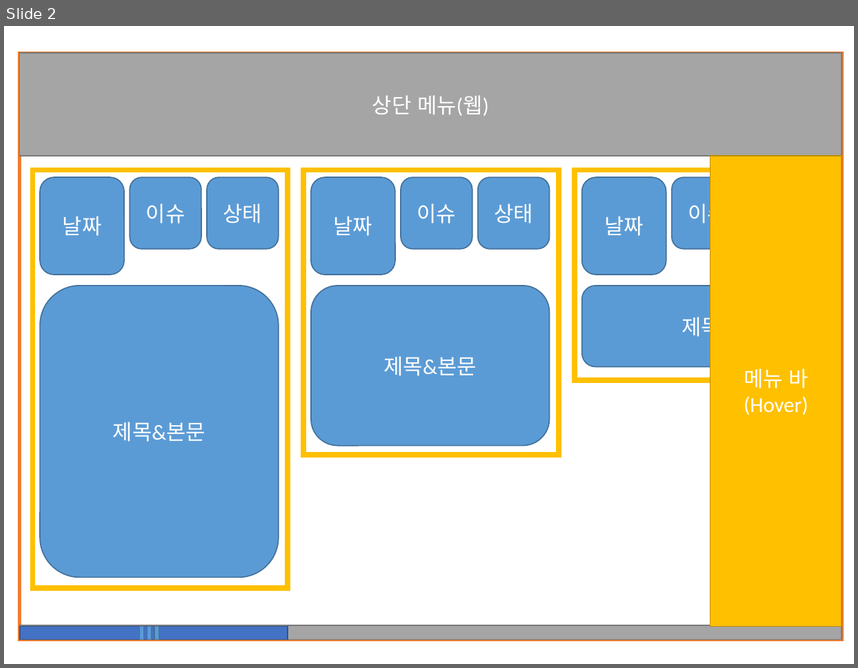
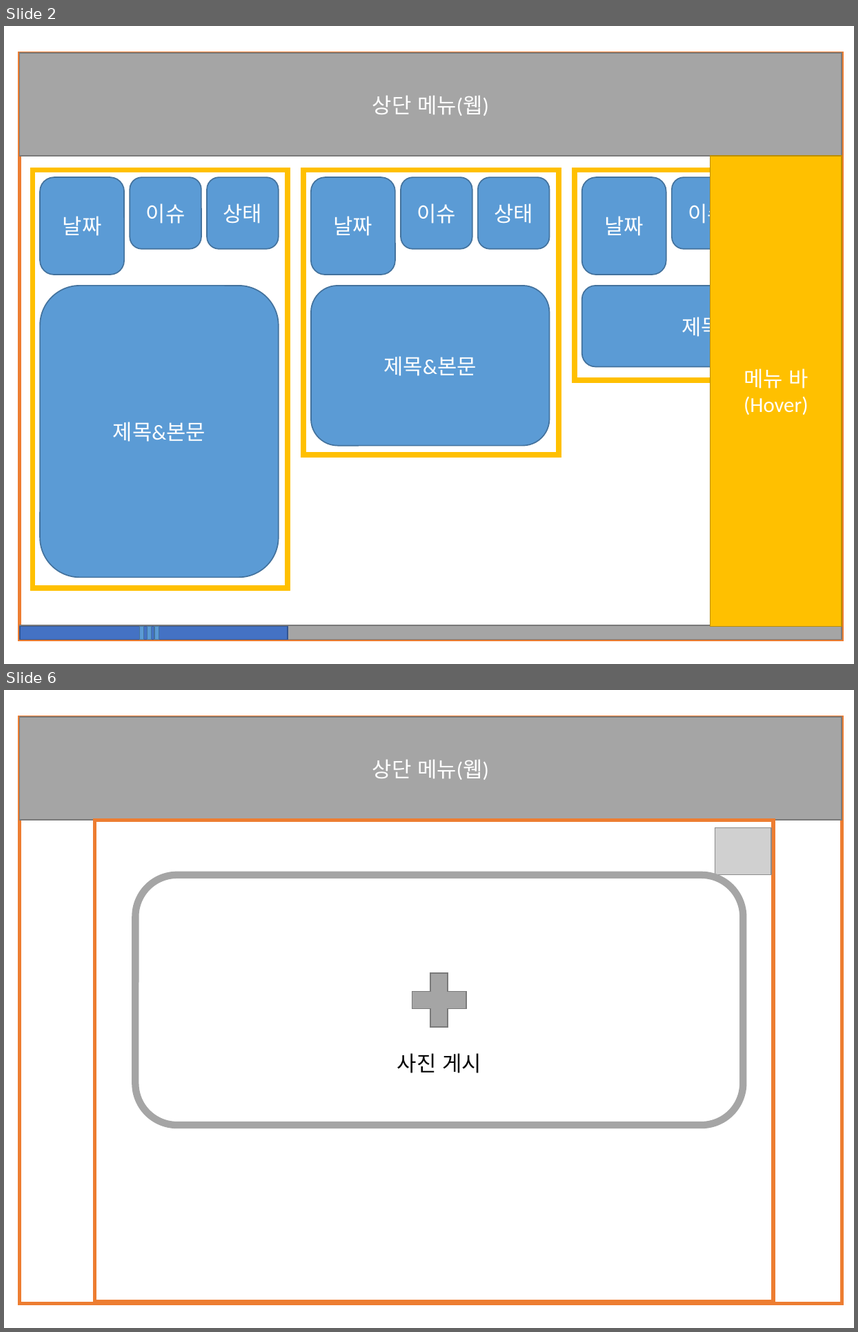
Before and after one commit to TripleHwang/OSS_Project-1, a slide deck: 첫 화면.pptx. Shown one above the other, each under a label of ours: slide 2 before the commit, slides 2 and 6 after it; the slides between them are not shown. The pictures are 858x668 and 858x1332 pixels, drawn with LibreOffice and Linux fonts; fonts in the diff are those of the drawing; grey boxes stand for pictures. Boxes give left, top, right and bottom in pixels: in the first picture for what was removed or moved away, otherwise in the second. Text is boxed around its words. In the diff, an @@ line names an element or a change of style, - is before the commit and + after.

```diff
--- a/첫 화면.pptx
+++ b/첫 화면.pptx
@@ slide 6 added at <box>4,690,854,1328</box>, background #FFFFFF @@
@@ rectangle added at <box>19,717,842,1303</box>, fill #FFFFFF, outline #ED7D31 3 pt @@
@@ rectangle added at <box>19,717,842,820</box>, fill #A5A5A5, outline #7A7A7A 1 pt, 18 pt, text #FFFFFF @@
+상단 메뉴(웹)
@@ rectangle added at <box>94,820,773,1301</box>, fill #FFFFFF, outline #ED7D31 3 pt @@
@@ picture added at <box>715,828,771,876</box> @@
@@ rounded rectangle added at <box>136,874,744,1125</box>, fill #FFFFFF, outline #A5A5A5 6 pt @@
@@ plus sign added at <box>403,963,477,1036</box>, fill #A5A5A5, outline #7A7A7A 1 pt @@
@@ text added at <box>397,1053,481,1073</box>, 18 pt, text #000000 @@
+사진 게시
```
Also in this commit, not shown: 4 other slides added, 2 other files.
